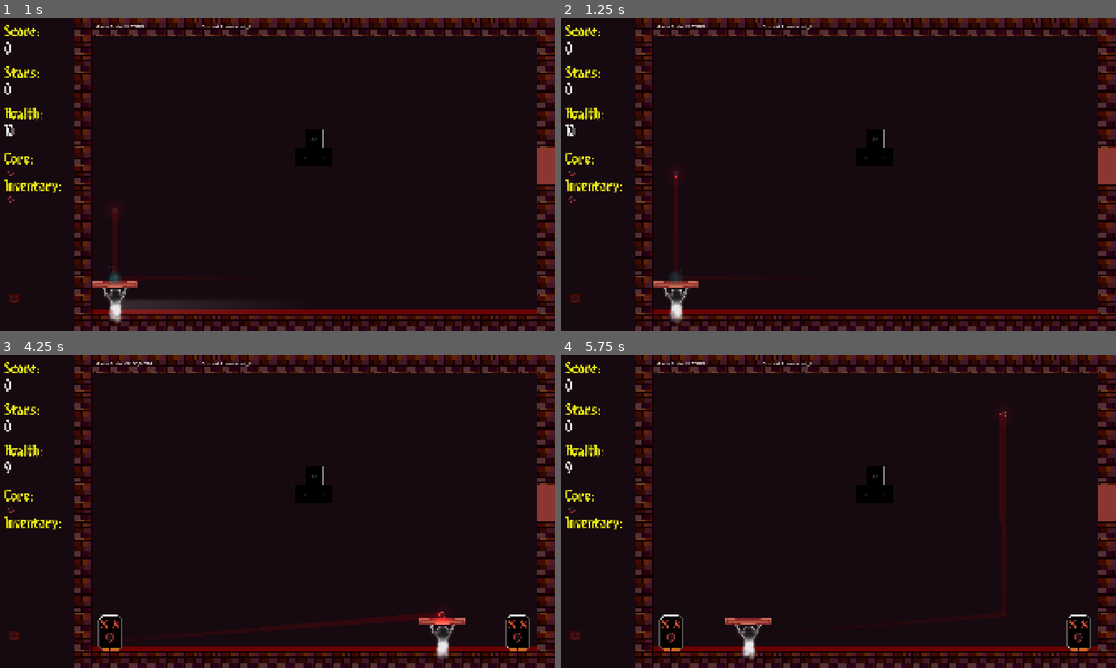
Above: before the commit, frames 1-4 (two rows, left to right).
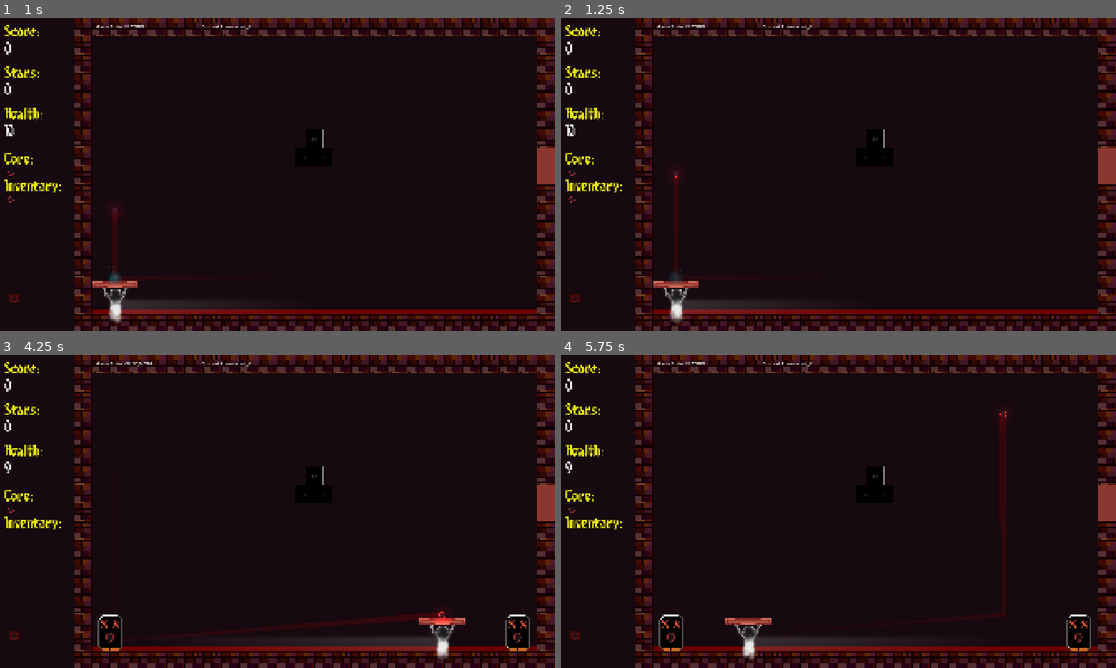
Above: after the commit, the same moments.

Repository: lostpoet999/escape_to_marty
Game: Godot game, scene res://scenes_and_scripts/levels/floor_1_the_lighthouse/combat_1_2.tscn
Same seed, same stepped clock (60 frames per second), same inputs: the game is played once before the commit and once after it. This scene is started directly instead of the project's main scene. Sound files missing from this copy of the repository are replaced by a short silence.
Inputs (mouse positions are in pixels of both pictures, inside the frame that each line leads up to):
- Up to frame 1 (1 s): click (11, 171) at 0.52 s
- Up to frame 2 (1.25 s): no input
- Up to frame 3 (4.25 s): click (11, 536) at 1.27 s; click (11, 508) at 2 s; click (11, 508) at 2.75 s; tap Enter at 3.5 s; move the mouse to (305, 511) at 3.52 s; hold Tab (click_mode_toggle) from 3.53 s (still down); click (305, 511) at 3.67 s
- Up to frame 4 (5.75 s): move the mouse to (1104, 502) at 4.27 s; release Tab (click_mode_toggle) at 4.28 s; click (1104, 502) at 4.35 s; move the mouse to (849, 505) at 5.02 s; tap Space (paddle_active_powerup) at 5.1 s; click (849, 505) at 5.17 s

Frame 1 is identical in both runs. In frame 2, 0.4% of the frame differs, in the area x 21-33%, y 90-95%; in frame 3, 0.6%, in the area x 62-79%, y 90-95%; in frame 4, 0.5%.

Commit message:
chore: minor edits

Diff:
--- a/scenes_and_scripts/enemies/placed_enemy.gd
+++ b/scenes_and_scripts/enemies/placed_enemy.gd
@@ -65,6 +65,5 @@
 func _on_ramming_collision_body_entered(body: Node2D) -> void:
 	if body is Paddle:
 		var paddle: Paddle = body
-		print("committed_distance", paddle.committed_distance)
 		if paddle.committed_distance > 300:
 			die()
--- a/scenes_and_scripts/player/ghost_david.tscn
+++ b/scenes_and_scripts/player/ghost_david.tscn
@@ -38,7 +38,6 @@
 texture = SubResource("GradientTexture2D_naoyk")
 texture_mode = 2
 script = ExtResource("2_jui38")
-max_points = 32
 
 [node name="GhostFog" type="CPUParticles2D" parent="." unique_id=639358482]
 position = Vector2(2.2000008, 63)
--- a/scenes_and_scripts/player/paddle.tscn
+++ b/scenes_and_scripts/player/paddle.tscn
@@ -7,6 +7,9 @@
 
 [sub_resource type="RectangleShape2D" id="RectangleShape2D_8fbbk"]
 size = Vector2(122, 28)
+
+[sub_resource type="RectangleShape2D" id="RectangleShape2D_ireb1"]
+size = Vector2(68, 112)
 
 [node name="Paddle" type="CharacterBody2D" unique_id=1681485936 groups=["paddle"]]
 collision_mask = 3
@@ -51,3 +54,7 @@
 [node name="MouseGestures" parent="." unique_id=662497496 instance=ExtResource("4_ireb1")]
 
 [node name="Paddle" type="Node2D" parent="." unique_id=192741555]
+
+[node name="David" type="CollisionShape2D" parent="." unique_id=544298755]
+position = Vector2(1, 67)
+shape = SubResource("RectangleShape2D_ireb1")
Not shown, removed: documents/level_grid_system.md
